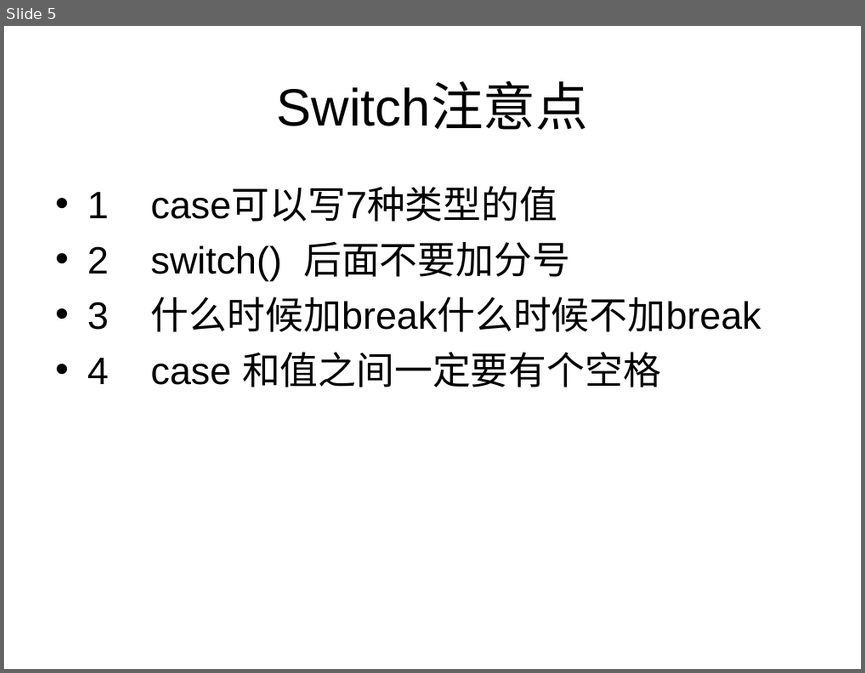
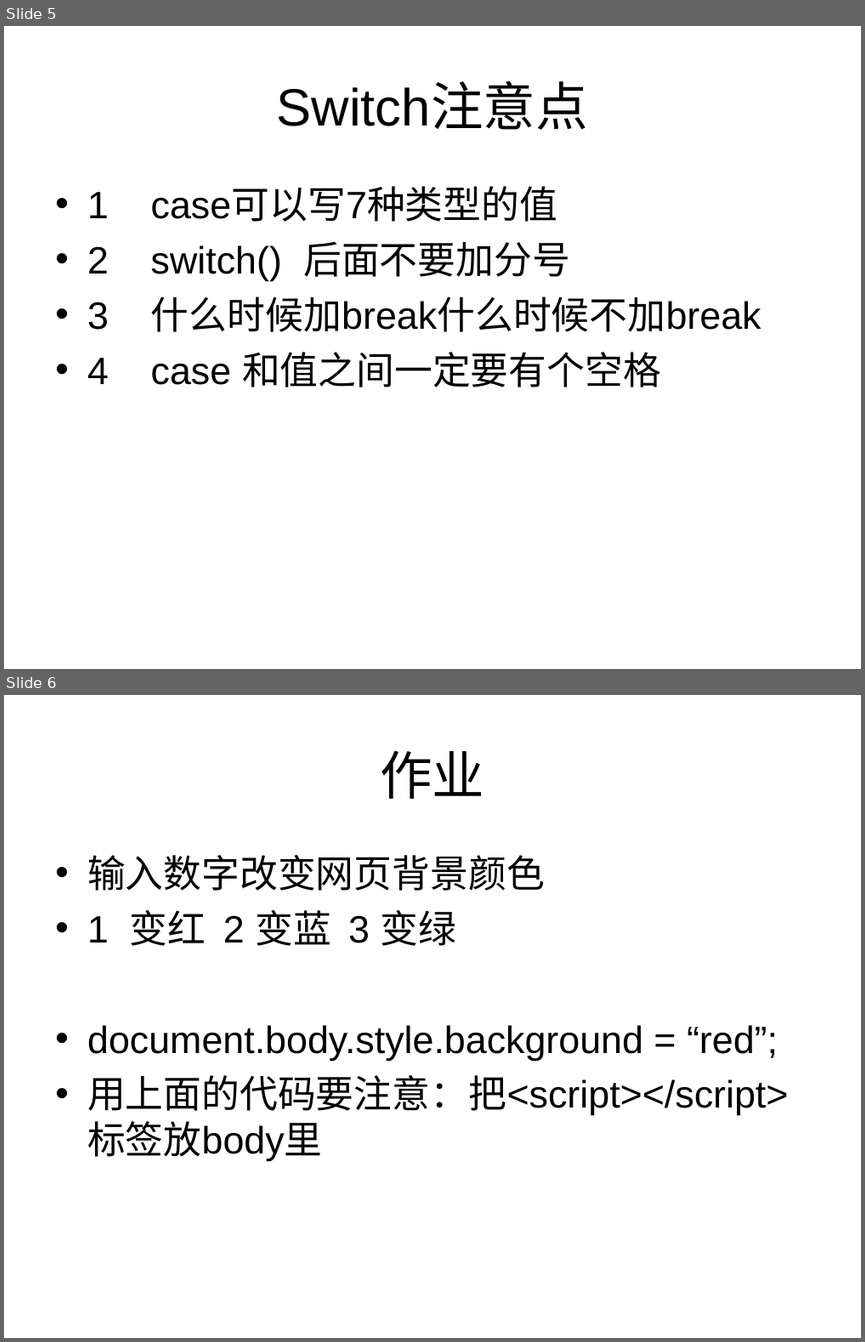
Before and after one commit to cd-vr1class/homework, a slide deck: ppt/7-12switch语句.ppt. Shown one above the other, each under a label of ours: slide 5 before the commit, slides 5 and 6 after it. The pictures are 865x673 and 865x1342 pixels, drawn with LibreOffice and Linux fonts; fonts in the diff are those of the drawing. Boxes give left, top, right and bottom in pixels: in the first picture for what was removed or moved away, otherwise in the second. Text is boxed around its words. In the diff, an @@ line names an element or a change of style, - is before the commit and + after.

Commit message:
switch zuoye

```diff
--- a/ppt/7-12switch语句.ppt
+++ b/ppt/7-12switch语句.ppt
@@ slide 6 added at (x1=4, y1=695, x2=861, y2=1338), background #FFFFFF @@
@@ title added at (x1=380, y1=750, x2=484, y2=799), 44 pt, text #000000 @@
+作业
@@ text added at (x1=87, y1=855, x2=788, y2=1162), 32 pt, text #000000 @@
+• 输入数字改变网页背景颜色
+• 1 变红 2 变蓝 3 变绿
+• document.body.style.background = “red”;
+• 用上面的代码要注意：把<script></script>标签放body里
```
